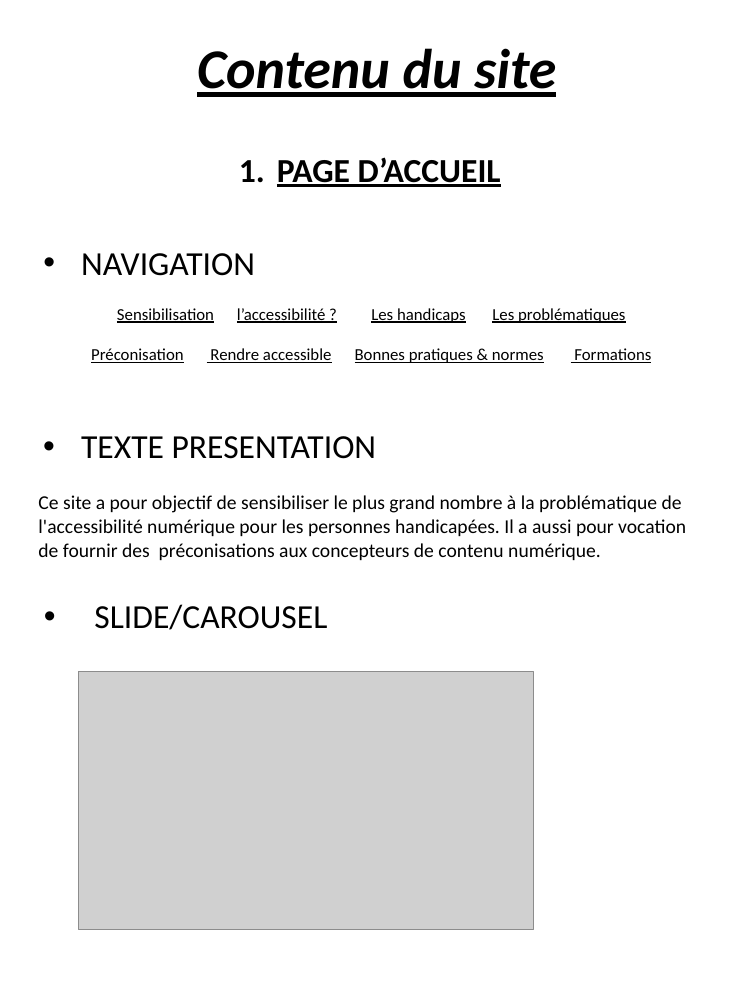
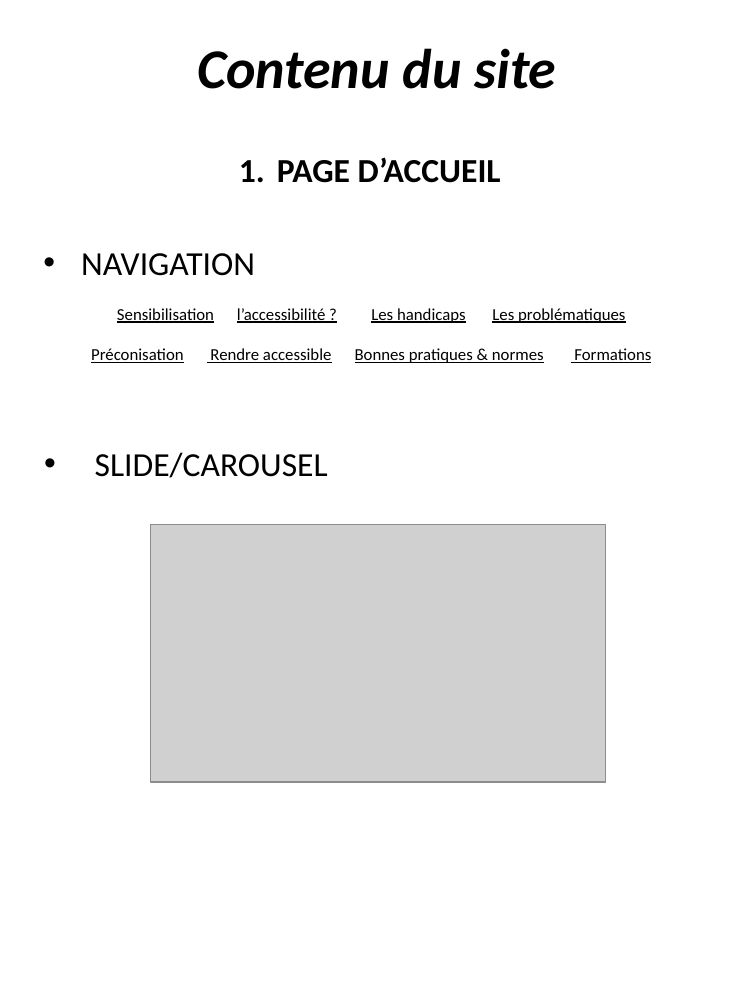
Before and after one commit to Bourg-en-Stress/accessibility, a slide deck: slide 1 of design/mockups/contenu.pptx. Drawn at 756x1008 pixels with LibreOffice and Linux fonts; fonts in the diff are those of the drawing; grey boxes stand for pictures. Boxes give left, top, right and bottom in pixels: in the first picture for what was removed or moved away, otherwise in the second. Text is boxed around its words. In the diff, an @@ line names an element or a change of style, - is before the commit and + after.

```diff
--- a/design/mockups/contenu.pptx
+++ b/design/mockups/contenu.pptx
@@ text "Contenu du site" at box(197, 48, 556, 89): underline off @@
@@ text "PAGE D’ACCUEIL" at box(277, 157, 501, 183): underline off @@
@@ text "SLIDE/CAROUSEL": place and size @@
-text "SLIDE/CAROUSEL" at box(94, 604, 327, 630)
+text "SLIDE/CAROUSEL" at box(95, 452, 328, 478)
@@ text removed at box(81, 436, 377, 459) @@
-• TEXTE PRESENTATION
@@ text removed at box(38, 495, 686, 560) @@
-Ce site a pour objectif de sensibiliser le plus grand nombre à la problématique de
-l'accessibilité numérique pour les personnes handicapées. Il a aussi pour vocation
-de fournir des préconisations aux concepteurs de contenu numérique.
@@ picture: place and size @@
-picture at box(79, 672, 534, 929)
+picture at box(150, 525, 606, 782)
```
Also in this commit, not shown: 5 other slides changed, 6 slides added, 1 slide removed, 3 other files.
